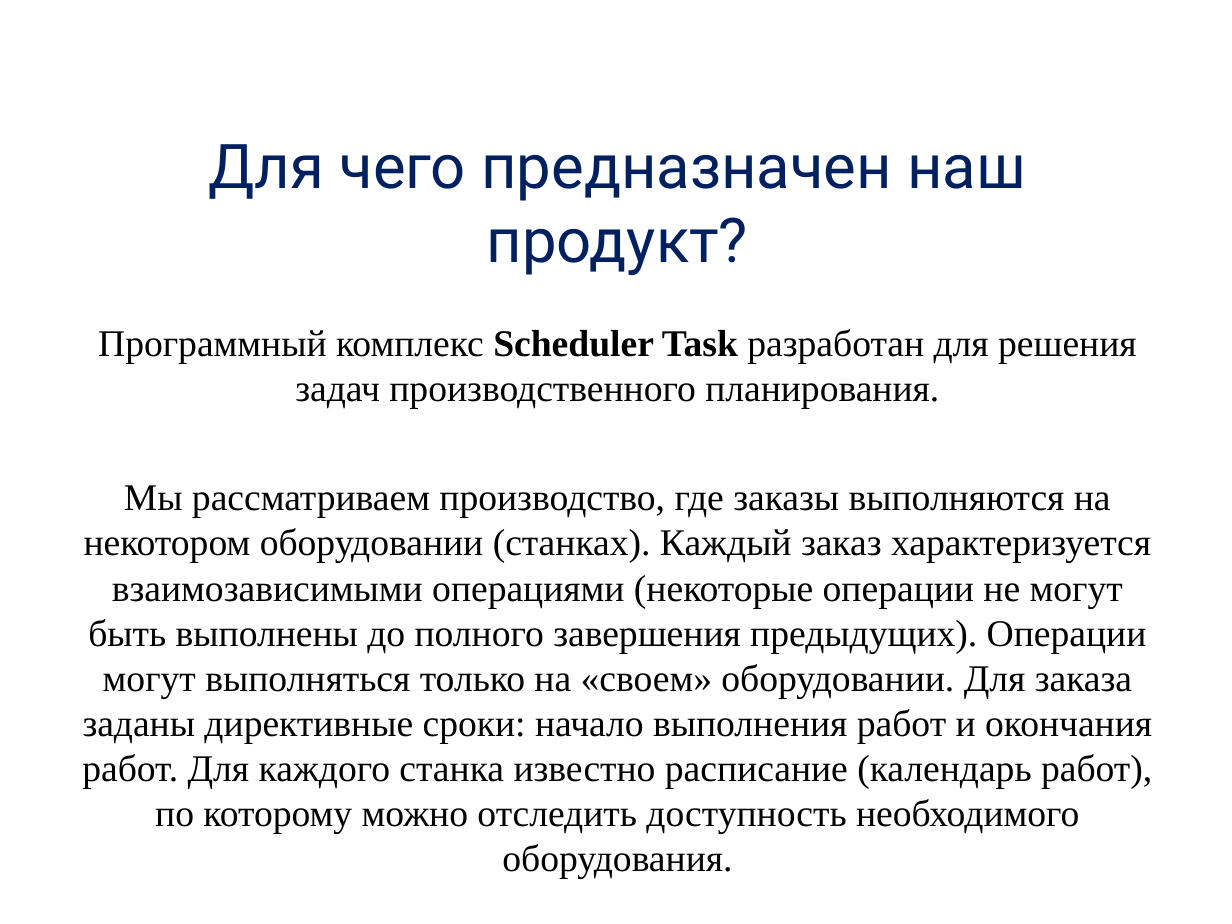
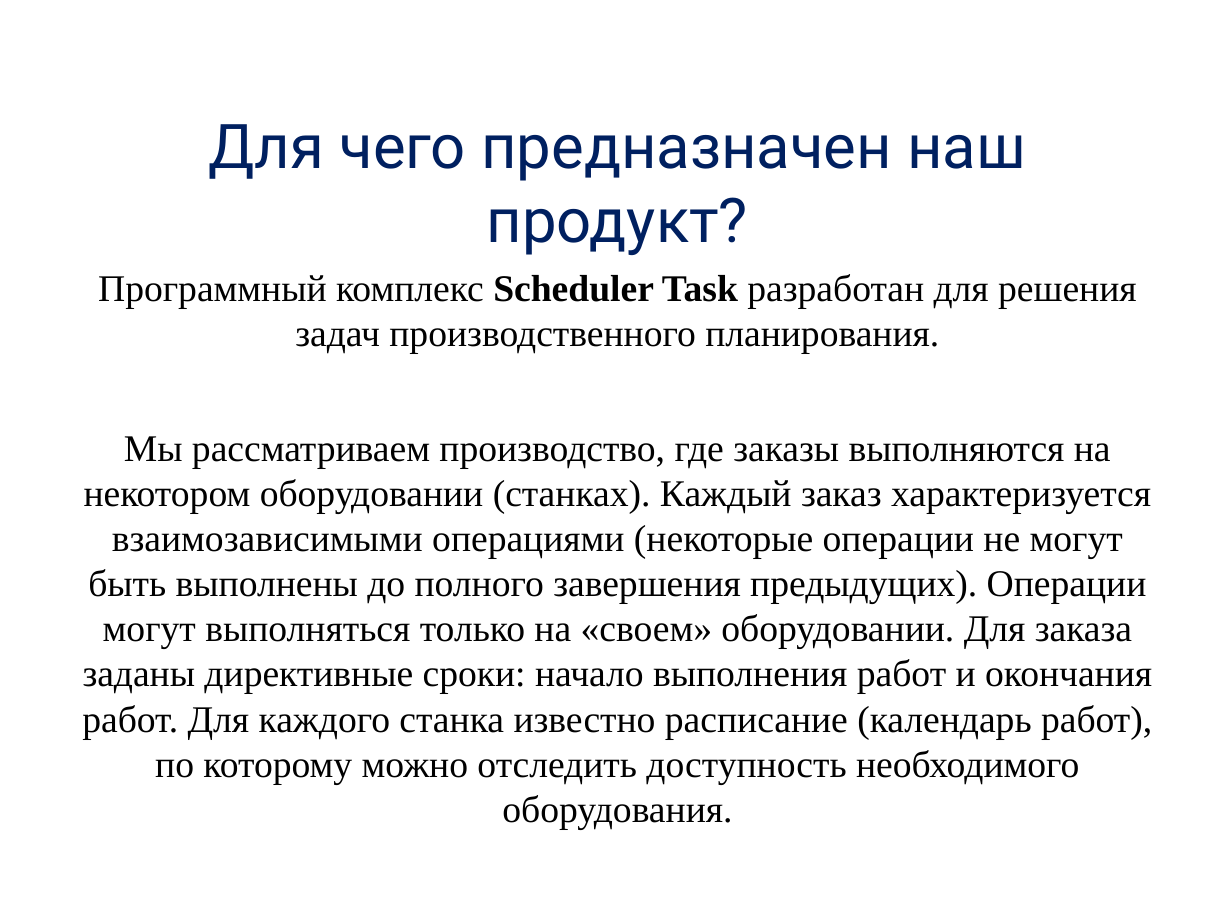
Before and after one commit to alexdegtev/SchedulerTask, a slide deck: slide 5 of Docs/presentation.ppt (slide 2 before the commit). Drawn at 1232x924 pixels with LibreOffice and Linux fonts; fonts in the diff are those of the drawing; background and template pictures are left out. Boxes give left, top, right and bottom in pixels: in the first picture for what was removed or moved away, otherwise in the second. Text is boxed around its words. In the diff, an @@ line names an element or a change of style, - is before the commit and + after.

```diff
--- a/Docs/presentation.ppt
+++ b/Docs/presentation.ppt
@@ title "Для чего предназначен наш продукт?": place and size @@
-title "Для чего предназначен наш продукт?" at (208,144,1026,275)
+title "Для чего предназначен наш продукт?" at (208,124,1026,255)
@@ text "Программный комплекс Scheduler Task разработан ..." rewrapped from (82,329,1152,879) to (82,274,1152,830) @@
```
Also in this commit, not shown: 3 other slides changed, 5 slides added, 6 slides removed.
